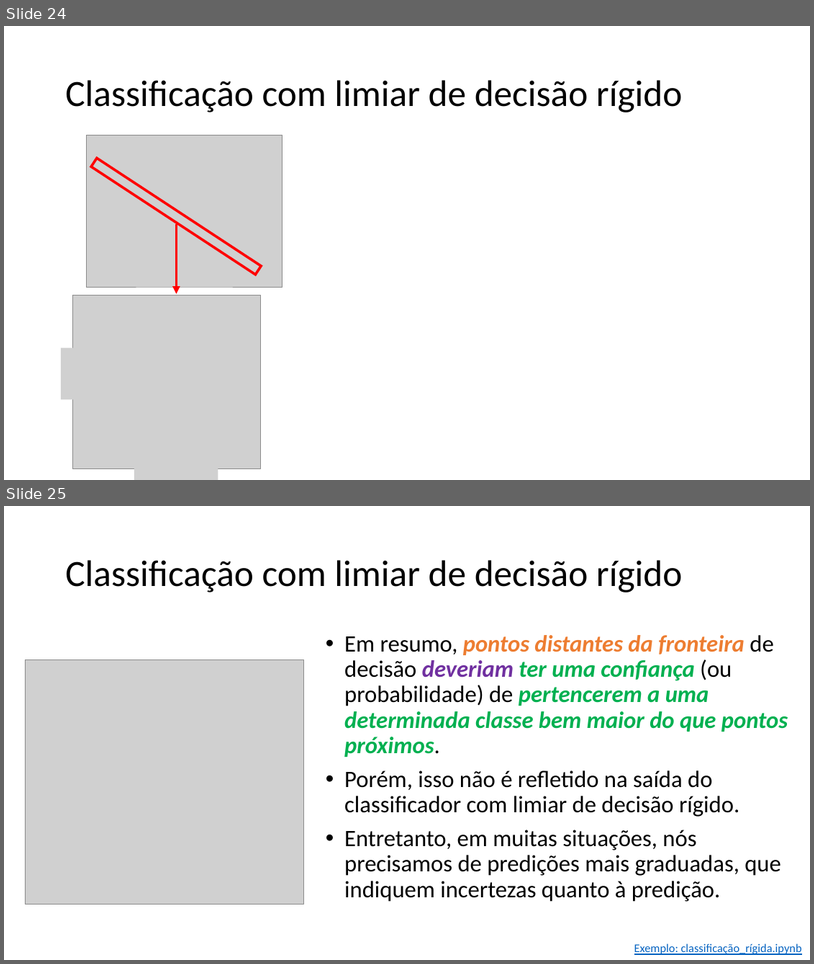
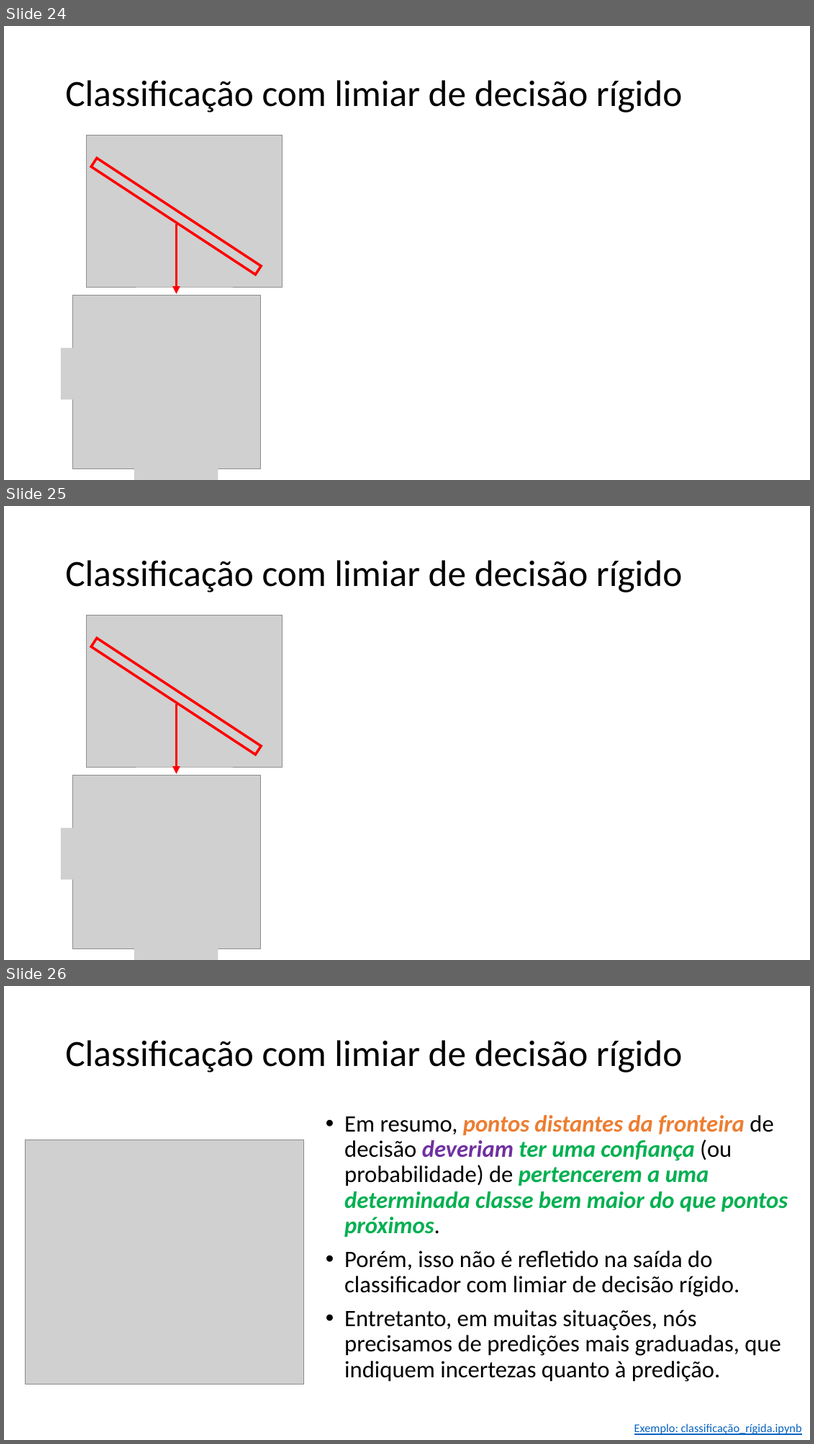
Before and after one commit to zz4fap/t320_aprendizado_de_maquina, a slide deck: slides/T320_Classificação (Parte II).pptx. Shown one above the other, each under a label of ours: slides 24 and 25 before the commit, slides 24, 25 and 26 after it. The pictures are 814x964 and 814x1444 pixels, drawn with LibreOffice and Linux fonts; fonts in the diff are those of the drawing; grey boxes stand for pictures. Boxes give left, top, right and bottom in pixels: in the first picture for what was removed or moved away, otherwise in the second. Text is boxed around its words. In the diff, an @@ line names an element or a change of style, - is before the commit and + after.

Commit message:
update of slides

```diff
--- a/slides/T320_Classificação (Parte II).pptx
+++ b/slides/T320_Classificação (Parte II).pptx
@@ slide 25 added at box(4, 506, 810, 960), background #FFFFFF @@
@@ title added at box(65, 560, 683, 592), 44 pt, text #000000 @@
+Classificação com limiar de decisão rígido
@@ group added at box(61, 615, 283, 960): 4 pictures, 1 rectangle, 1 arrow @@
@@ what was slide 25 is now slide 26 @@
```
Also in this commit, not shown: 3 other files.
